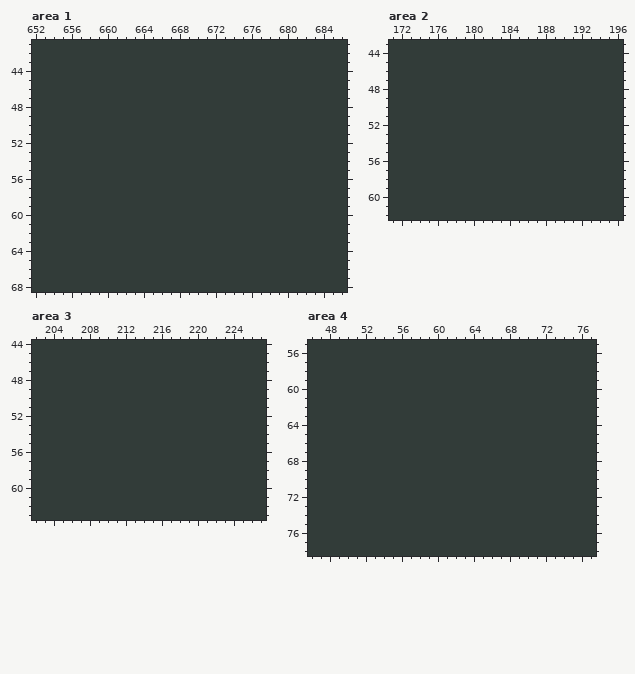
Pixel-art file: ProjectSprites/Concept-New/conceptart.aseprite. Above, as it was before the edit.
800x600 pixels, 1 frame. Colours within 5 levels of each other are drawn and written as one. Shown: area 1: x 652..686, y 41..68; area 2: x 171..196, y 43..62; area 3: x 202..227, y 44..63; area 4: x 46..77, y 55..78. The commit also changed other parts of the picture, which this record leaves out.
And afterwards:
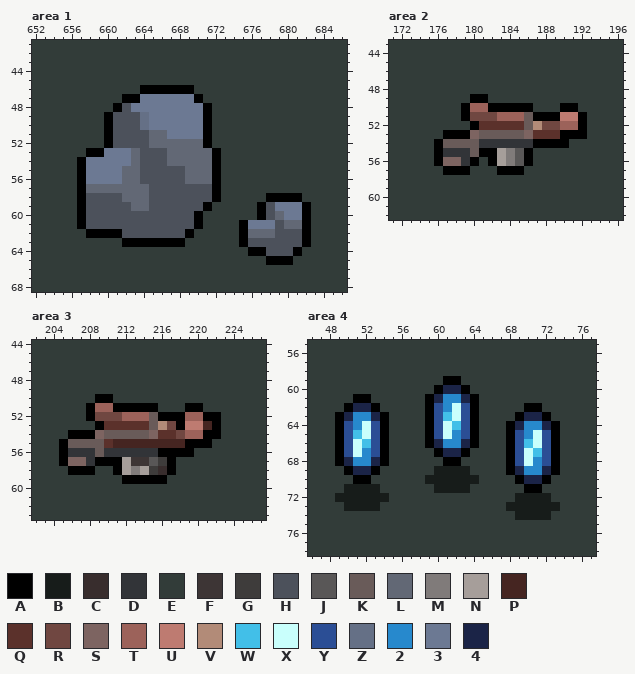
Palette (. is transparent): A #000000  B #171c1a  C #382d2d  D #323438  E #323c39  F #3d3535  G #3e3c3b  H #4c515b  J #595757  K #695b59  L #626875  M #807b7a  N #a69e9a  P #452521  Q #5b312b  R #704741  S #7d6461  T #9c625a  U #be7b71  V #b28b78  W #42bfe8  X #c9fffc  Y #2b4e95  Z #657086  2 #2789cd  3 #6c7993  4 #1b2447
Diff:
layer "background" added
layer "tilemap-props" added
layer "pickupables" added
layer "Layer 1" removed
--- area 1, layer "tilemap-props"
@@ x 652..686 @@
 45 EEEEEEEEEEEEEEEEEEEEEEEEEEEEEEEEEEE
-46 EEEEEEEEEEEEEEEEEEEEEEEEEEEEEEEEEEE
-47 EEEEEEEEEEEEEEEEEEEEEEEEEEEEEEEEEEE
-48 EEEEEEEEEEEEEEEEEEEEEEEEEEEEEEEEEEE
-49 EEEEEEEEEEEEEEEEEEEEEEEEEEEEEEEEEEE
-50 EEEEEEEEEEEEEEEEEEEEEEEEEEEEEEEEEEE
-51 EEEEEEEEEEEEEEEEEEEEEEEEEEEEEEEEEEE
-52 EEEEEEEEEEEEEEEEEEEEEEEEEEEEEEEEEEE
-53 EEEEEEEEEEEEEEEEEEEEEEEEEEEEEEEEEEE
-54 EEEEEEEEEEEEEEEEEEEEEEEEEEEEEEEEEEE
-55 EEEEEEEEEEEEEEEEEEEEEEEEEEEEEEEEEEE
-56 EEEEEEEEEEEEEEEEEEEEEEEEEEEEEEEEEEE
-57 EEEEEEEEEEEEEEEEEEEEEEEEEEEEEEEEEEE
-58 EEEEEEEEEEEEEEEEEEEEEEEEEEEEEEEEEEE
-59 EEEEEEEEEEEEEEEEEEEEEEEEEEEEEEEEEEE
-60 EEEEEEEEEEEEEEEEEEEEEEEEEEEEEEEEEEE
-61 EEEEEEEEEEEEEEEEEEEEEEEEEEEEEEEEEEE
-62 EEEEEEEEEEEEEEEEEEEEEEEEEEEEEEEEEEE
-63 EEEEEEEEEEEEEEEEEEEEEEEEEEEEEEEEEEE
-64 EEEEEEEEEEEEEEEEEEEEEEEEEEEEEEEEEEE
-65 EEEEEEEEEEEEEEEEEEEEEEEEEEEEEEEEEEE
+46 EEEEEEEEEEEEAAAAAAEEEEEEEEEEEEEEEEE
+47 EEEEEEEEEEAA333333AEEEEEEEEEEEEEEEE
+48 EEEEEEEEEAH33333333AEEEEEEEEEEEEEEE
+49 EEEEEEEEAHHHZ333333AEEEEEEEEEEEEEEE
+50 EEEEEEEEAHHHZ333333AEEEEEEEEEEEEEEE
+51 EEEEEEEEAHHHHLL3333AEEEEEEEEEEEEEEE
+52 EEEEEEEEAHHHHLLLLLLAEEEEEEEEEEEEEEE
+53 EEEEEEAA333LHHHLLLLLAEEEEEEEEEEEEEE
+54 EEEEEA33333LHHHLLLLLAEEEEEEEEEEEEEE
+55 EEEEEA3333LLHHHHHLLLAEEEEEEEEEEEEEE
+56 EEEEEA3333LLHHHHHLLLAEEEEEEEEEEEEEE
+57 EEEEEALLLLLLLHHHHHHHAEEEEEEEEEEEEEE
+58 EEEEEAHHHHLLLHHHHHHHAEEEEEAAAAEEEEE
+59 EEEEEAHHHHHLLHHHHHHAEEEEEAH333AEEEE
+60 EEEEEAHHHHHHHHHHHHAEEEEEEAHL33AEEEE
+61 EEEEEAHHHHHHHHHHHHAEEEEA333HLLAEEEE
+62 EEEEEEAAAAHHHHHHHAEEEEEALLLHHHAEEEE
+63 EEEEEEEEEEAAAAAAAEEEEEEAHHHHHHAEEEE
+64 EEEEEEEEEEEEEEEEEEEEEEEEAAHHHAEEEEE
+65 EEEEEEEEEEEEEEEEEEEEEEEEEEAAAEEEEEE
 66 EEEEEEEEEEEEEEEEEEEEEEEEEEEEEEEEEEE
--- area 2, layer "gun"
@@ x 171..196 @@
 48 EEEEEEEEEEEEEEEEEEEEEEEEEE
-49 EEEEEEEEEEEEEEEEEEEEEEEEEE
-50 EEEEEEEEEEEEEEEEEEEEEEEEEE
-51 EEEEEEEEEEEEEEEEEEEEEEEEEE
-52 EEEEEEEEEEEEEEEEEEEEEEEEEE
-53 EEEEEEEEEEEEEEEEEEEEEEEEEE
-54 EEEEEEEEEEEEEEEEEEEEEEEEEE
-55 EEEEEEEEEEEEEEEEEEEEEEEEEE
-56 EEEEEEEEEEEEEEEEEEEEEEEEEE
-57 EEEEEEEEEEEEEEEEEEEEEEEEEE
+49 EEEEEEEEEAAEEEEEEEEEEEEEEE
+50 EEEEEEEEATTAAAAAEEEAAEEEEE
+51 EEEEEEEEARRRTTTKAAAUUAEEEE
+52 EEEEEEEEEAQQQQQKVRRTTAEEEE
+53 EEEEEEAAASKKKKKSQQQAAAEEEE
+54 EEEEEAKKKKDDDDDDAAAAEEEEEE
+55 EEEEEADDDKAANMJAEEEEEEEEEE
+56 EEEEEASSDAEANMJAEEEEEEEEEE
+57 EEEEEEAAAEEEAAAEEEEEEEEEEE
 58 EEEEEEEEEEEEEEEEEEEEEEEEEE
--- area 3, layer "gun"
@@ x 202..227 @@
 49 EEEEEEEEEEEEEEEEEEEEEEEEEE
-50 EEEEEEEEEEEEEEEEEEEEEEEEEE
-51 EEEEEEEEEEEEEEEEEEEEEEEEEE
-52 EEEEEEEEEEEEEEEEEEEEEEEEEE
-53 EEEEEEEEEEEEEEEEEEEEEEEEEE
-54 EEEEEEEEEEEEEEEEEEEEEEEEEE
-55 EEEEEEEEEEEEEEEEEEEEEEEEEE
-56 EEEEEEEEEEEEEEEEEEEEEEEEEE
-57 EEEEEEEEEEEEEEEEEEEEEEEEEE
-58 EEEEEEEEEEEEEEEEEEEEEEEEEE
-59 EEEEEEEEEEEEEEEEEEEEEEEEEE
+50 EEEEEEEAAEEEEEEEEEEEEEEEEE
+51 EEEEEEATTAAAAAEEEAAEEEEEEE
+52 EEEEEEARRRTTTKAAATTAAEEEEE
+53 EEEEEEEAQQQQQKVRAUUPAEEEEE
+54 EEEEAAASKKKKKSQQRTTAAEEEEE
+55 EEEAKKKKQPPPPPPPPAAAEEEEEE
+56 EEEADDDKDDDDDDAAAAEEEEEEEE
+57 EEEASSDAAANFFJGAEEEEEEEEEE
+58 EEEEAAAEEANMNGCAEEEEEEEEEE
+59 EEEEEEEEEEAAAAAEEEEEEEEEEE
 60 EEEEEEEEEEEEEEEEEEEEEEEEEE
--- area 4, layer "pickupables"
@@ x 46..77 @@
 58 EEEEEEEEEEEEEEEEEEEEEEEEEEEEEEEE
-59 EEEEEEEEEEEEEEEEEEEEEEEEEEEEEEEE
-60 EEEEEEEEEEEEEEEEEEEEEEEEEEEEEEEE
-61 EEEEEEEEEEEEEEEEEEEEEEEEEEEEEEEE
-62 EEEEEEEEEEEEEEEEEEEEEEEEEEEEEEEE
-63 EEEEEEEEEEEEEEEEEEEEEEEEEEEEEEEE
-64 EEEEEEEEEEEEEEEEEEEEEEEEEEEEEEEE
-65 EEEEEEEEEEEEEEEEEEEEEEEEEEEEEEEE
-66 EEEEEEEEEEEEEEEEEEEEEEEEEEEEEEEE
-67 EEEEEEEEEEEEEEEEEEEEEEEEEEEEEEEE
-68 EEEEEEEEEEEEEEEEEEEEEEEEEEEEEEEE
-69 EEEEEEEEEEEEEEEEEEEEEEEEEEEEEEEE
-70 EEEEEEEEEEEEEEEEEEEEEEEEEEEEEEEE
-71 EEEEEEEEEEEEEEEEEEEEEEEEEEEEEEEE
-72 EEEEEEEEEEEEEEEEEEEEEEEEEEEEEEEE
-73 EEEEEEEEEEEEEEEEEEEEEEEEEEEEEEEE
-74 EEEEEEEEEEEEEEEEEEEEEEEEEEEEEEEE
+59 EEEEEEEEEEEEEEEAAEEEEEEEEEEEEEEE
+60 EEEEEEEEEEEEEEA44AEEEEEEEEEEEEEE
+61 EEEEEAAEEEEEEA4224AEEEEEEEEEEEEE
+62 EEEEA44AEEEEEAY2XYAEEEEEAAEEEEEE
+63 EEEA4224AEEEEAYWXYAEEEEA44AEEEEE
+64 EEEAY2XYAEEEEAYXWYAEEEA4224AEEEE
+65 EEEAYWXYAEEEEAYX2YAEEEAY2XYAEEEE
+66 EEEAYXWYAEEEEA4224AEEEAYWXYAEEEE
+67 EEEAYX2YAEEEEEA44AEEEEAYXWYAEEEE
+68 EEEA4224AEEEEEEAAEEEEEAYX2YAEEEE
+69 EEEEA44AEEEEEEBBBBEEEEA4224AEEEE
+70 EEEEEAAEEEEEEBBBBBBEEEEA44AEEEEE
+71 EEEEBBBBEEEEEEBBBBEEEEEEAAEEEEEE
+72 EEEBBBBBBEEEEEEEEEEEEEEBBBBEEEEE
+73 EEEEBBBBEEEEEEEEEEEEEEBBBBBBEEEE
+74 EEEEEEEEEEEEEEEEEEEEEEEBBBBEEEEE
 75 EEEEEEEEEEEEEEEEEEEEEEEEEEEEEEEE
